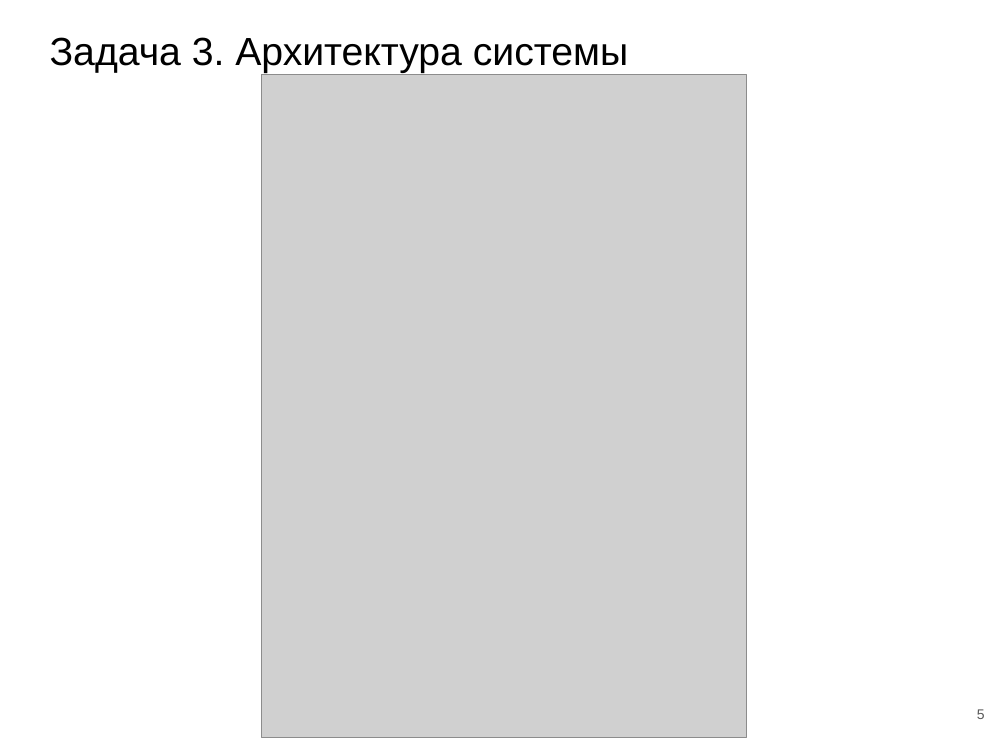
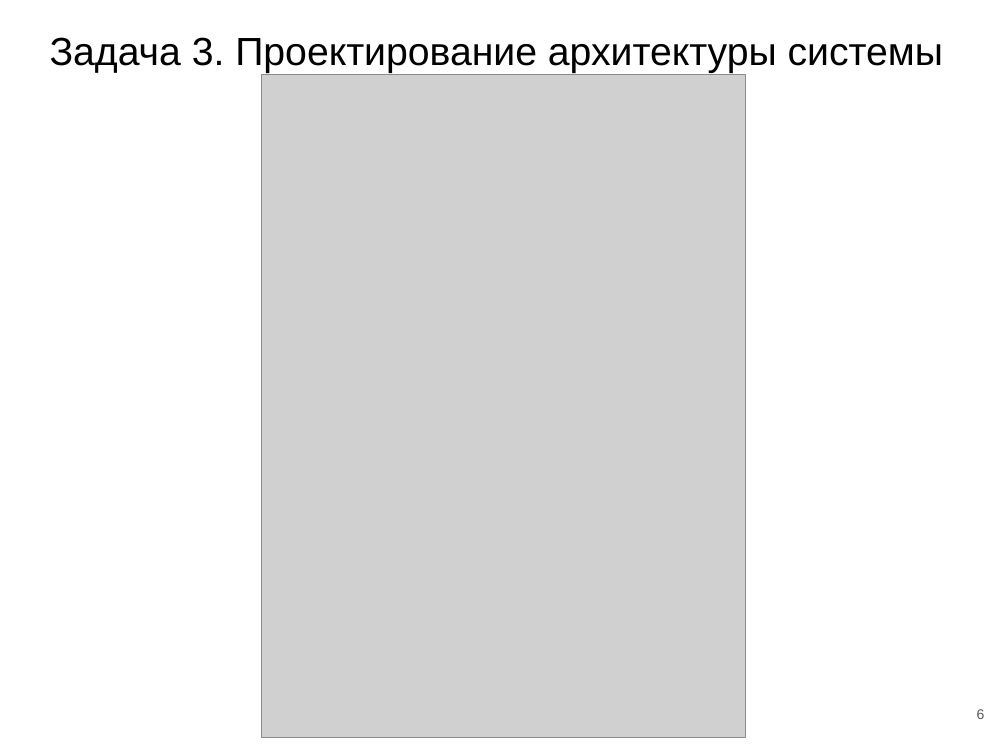
Before and after one commit to LRoslova/criminalContent_monitor, a slide deck: slide 6 of reports/Презентация_ВКР_Рослова.pptx (slide 5 before the commit). Drawn at 1008x756 pixels with LibreOffice and Linux fonts; fonts in the diff are those of the drawing; grey boxes stand for pictures. Boxes give left, top, right and bottom in pixels: in the first picture for what was removed or moved away, otherwise in the second. Text is boxed around its words. In the diff, an @@ line names an element or a change of style, - is before the commit and + after.

```diff
--- a/reports/Презентация_ВКР_Рослова.pptx
+++ b/reports/Презентация_ВКР_Рослова.pptx
@@ text at [50, 37, 943, 73]: text changed @@
-Задача 3. Архитектура системы
+Задача 3. Проектирование архитектуры системы
@@ page number at [977, 709, 985, 719]: text changed @@
-5
+6
```
Also in this commit, not shown: 3 other slides changed, 2 slides added, 1 slide removed, 19 other files.
